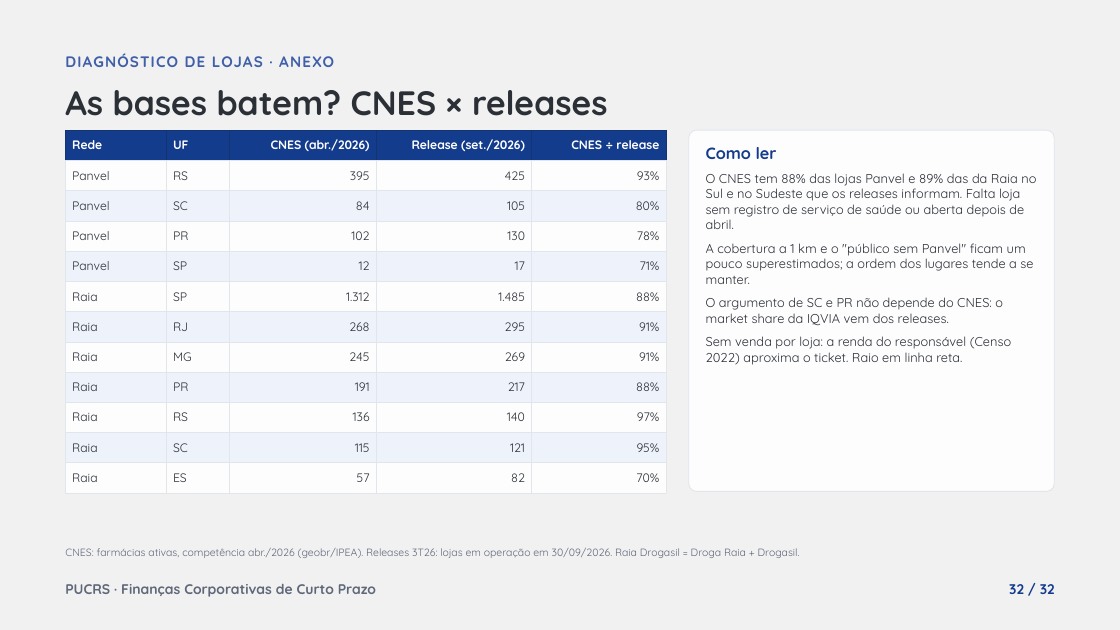
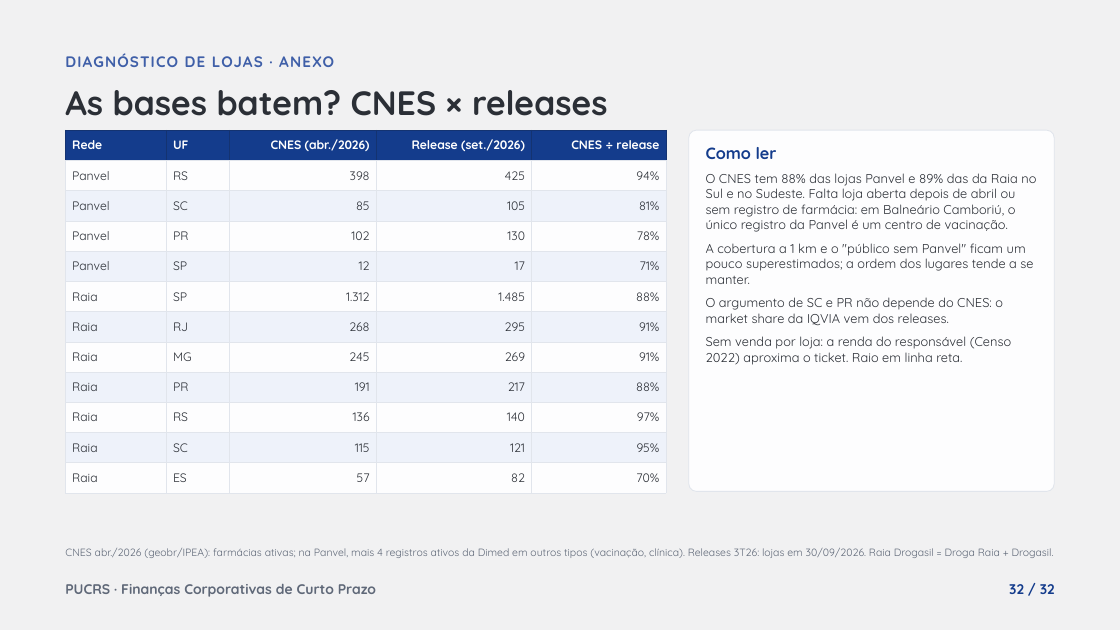
Before and after one commit to pedromartinilehn/DesenvolvimentoEconomico, a slide deck: slide 32 of farmacias/entrega2/Panvel_Entrega2_e_Diagnostico_de_Lojas.pptx. Drawn at 1120x630 pixels with LibreOffice and Linux fonts; fonts in the diff are those of the drawing. Boxes give left, top, right and bottom in pixels: in the first picture for what was removed or moved away, otherwise in the second. Text is boxed around its words. In the diff, an @@ line names an element or a change of style, - is before the commit and + after.

```diff
--- a/farmacias/entrega2/Panvel_Entrega2_e_Diagnostico_de_Lojas.pptx
+++ b/farmacias/entrega2/Panvel_Entrega2_e_Diagnostico_de_Lojas.pptx
@@ table at (x1=66, y1=130, x2=666, y2=493) @@
-row 2, column 3: 395
+row 2, column 3: 398
-row 2, column 5: 93%
+row 2, column 5: 94%
-row 3, column 3: 84
+row 3, column 3: 85
-row 3, column 5: 80%
+row 3, column 5: 81%
@@ text at (x1=706, y1=173, x2=1036, y2=232): text changed @@
-O CNES tem 88% das lojas Panvel e 89% das da Raia no Sul e no Sudeste que os releases informam. Falta loja sem registro de serviço de saúde ou aberta depois de abril.
+O CNES tem 88% das lojas Panvel e 89% das da Raia no Sul e no Sudeste. Falta loja aberta depois de abril ou sem registro de farmácia: em Balneário Camboriú, o único registro da Panvel é um centro de vacinação.
@@ text at (x1=65, y1=548, x2=1054, y2=558): text changed @@
-CNES: farmácias ativas, competência abr./2026 (geobr/IPEA). Releases 3T26: lojas em operação em 30/09/2026. Raia Drogasil = Droga Raia + Drogasil.
+CNES abr./2026 (geobr/IPEA): farmácias ativas; na Panvel, mais 4 registros ativos da Dimed em outros tipos (vacinação, clínica). Releases 3T26: lojas em 30/09/2026. Raia Drogasil = Droga Raia + Drogasil.
```
Also in this commit, not shown: 5 other slides changed, 17 other files.
